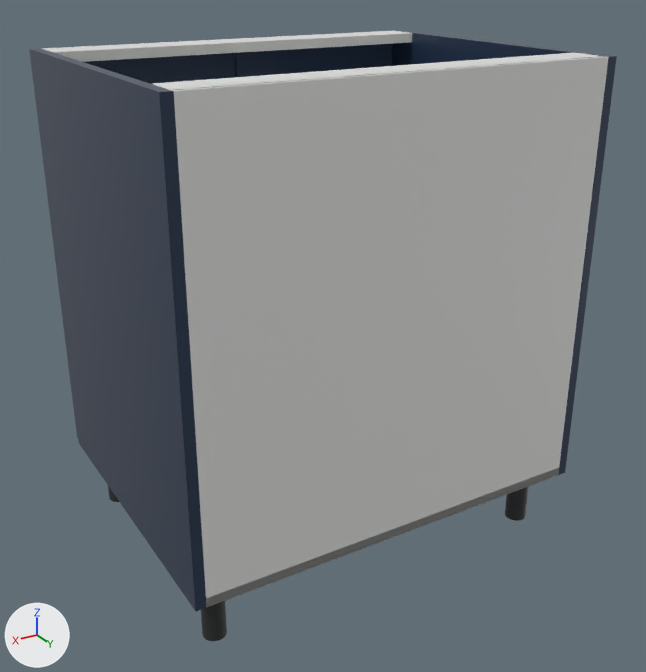
The glTF model storefront/public/cabinet-inventory/models/oppein-pb-bss-b30fh.glb: old version first, new version second.
Rendered twice from a 50 mm camera at (1.152, 1.022, 1.028) aimed at (0.376, -0.271, 0.381). The lights are fixed; the arrows at lower left show +X, +Y and +Z. The picture after the commit comes second. Where no turn or scale is listed for an object, it has been applied to the vertices.

The scene before the commit, as lines of its bpy script (objects in view):
```python
me_cube = bpy.data.meshes.new('Cube')
me_cube.from_pydata(...)  # 56 vertices, 108 faces; spans x -0.009..0.009, y -0.293..0.293, z -0.381..0.381
me_cube.materials.append(mat_supplier_finish___blue_single_shaker)  # dark blue #24364f
me_cube_001 = bpy.data.meshes.new('Cube.001')
me_cube_001.from_pydata(...)  # 56 vertices, 108 faces; spans x -0.009..0.009, y -0.293..0.293, z -0.381..0.381
me_cube_001.materials.append(mat_supplier_finish___blue_single_shaker)  # dark blue #24364f
me_cube_003 = bpy.data.meshes.new('Cube.003')
me_cube_003.from_pydata(...)  # 56 vertices, 108 faces; spans x -0.363..0.363, y -0.293..0.293, z -0.009..0.009
me_cube_003.materials.append(mat_cabinet_interior___visual_interpretation)  # white #e5e6e3
ob_cabinet_bottom = bpy.data.objects.new('Cabinet bottom', me_cube_003)
ob_cabinet_bottom.location = (0.381, -0.293, 0.123)
ob_cabinet_side = bpy.data.objects.new('Cabinet side', me_cube)
ob_cabinet_side.location = (0.009, -0.293, 0.495)
ob_cabinet_side_001 = bpy.data.objects.new('Cabinet side.001', me_cube_001)
ob_cabinet_side_001.location = (0.753, -0.293, 0.495)
# also in view: 'Top support rail.001' at (0.381, -0.551, 0.867); 'Door' at (0.191, -0.596, 0.495); 'Top support rail' at (0.381, -0.04, 0.867); 'Door.001' at (0.571, -0.596, 0.495); 'Cabinet back' at (0.381, -0.006, 0.495)
```
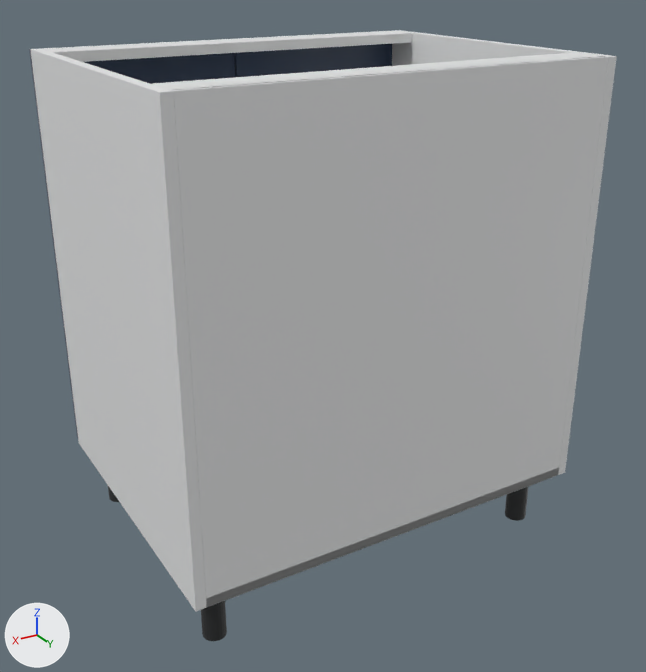
Location of each change, [x1, y1, x2, y2] in pixels of the pictures (646 x 672 px):
'Cabinet side.001', recoloured (dark blue to white): [30, 49, 206, 611] in both
'Cabinet side', recoloured: [392, 30, 617, 475] in both

The change, as a list of edits to the scene's bpy script:
```text
Add mat_white_cabinet_carcass:
    mat_white_cabinet_carcass = principled_material('White cabinet carcass')
    mat_white_cabinet_carcass.base_color = (0.82, 0.83, 0.835)  # white #eaebec
    mat_white_cabinet_carcass.roughness = 0.48
Change me_cube:
    where me_cube.from_pydata(...)  # 56 vertices, 108 faces; spans x -0.009..0.009, y -0.293..0.293, z -0.381..0.381
    remove me_cube.materials.append(mat_supplier_finish___blue_single_shaker)  # dark blue #24364f
    add me_cube.materials.append(mat_white_cabinet_carcass)  # white #eaebec
Change me_cube_001:
    where me_cube_001.from_pydata(...)  # 56 vertices, 108 faces; spans x -0.009..0.009, y -0.293..0.293, z -0.381..0.381
    remove me_cube_001.materials.append(mat_supplier_finish___blue_single_shaker)  # dark blue #24364f
    add me_cube_001.materials.append(mat_white_cabinet_carcass)  # white #eaebec
```
